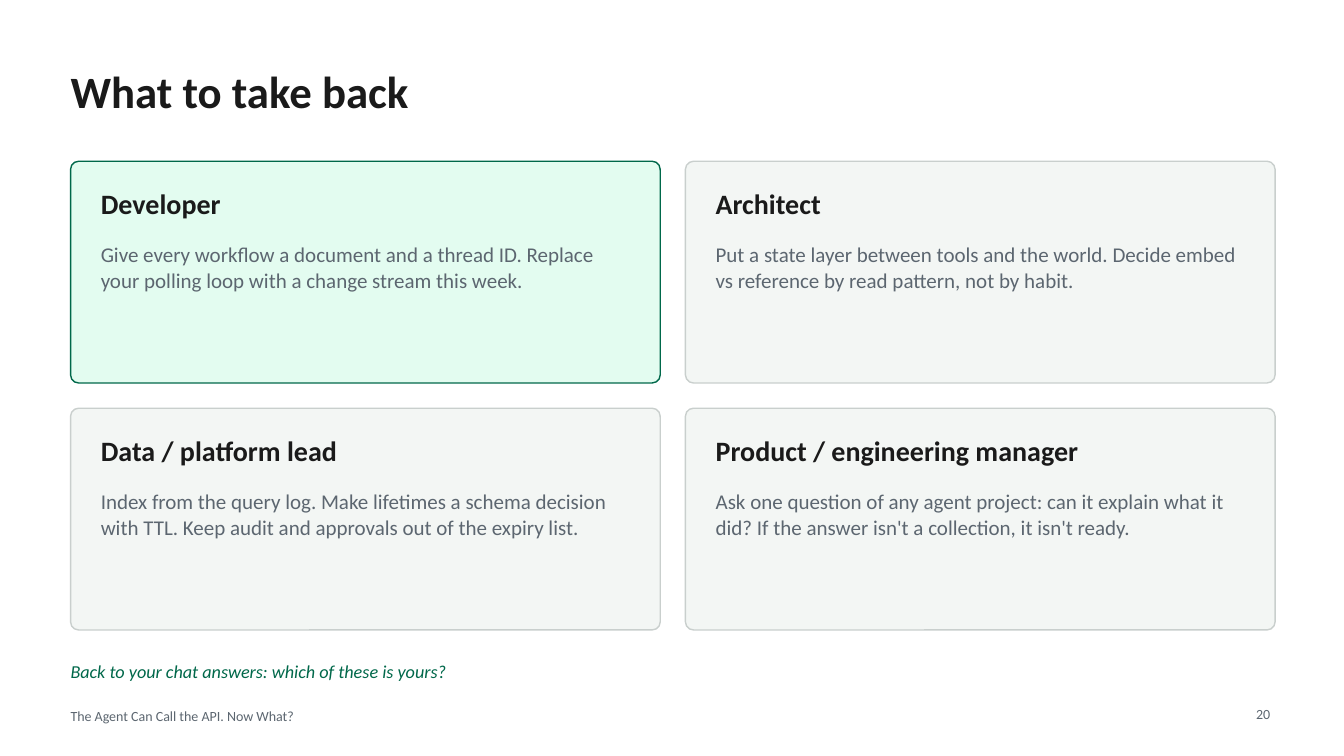
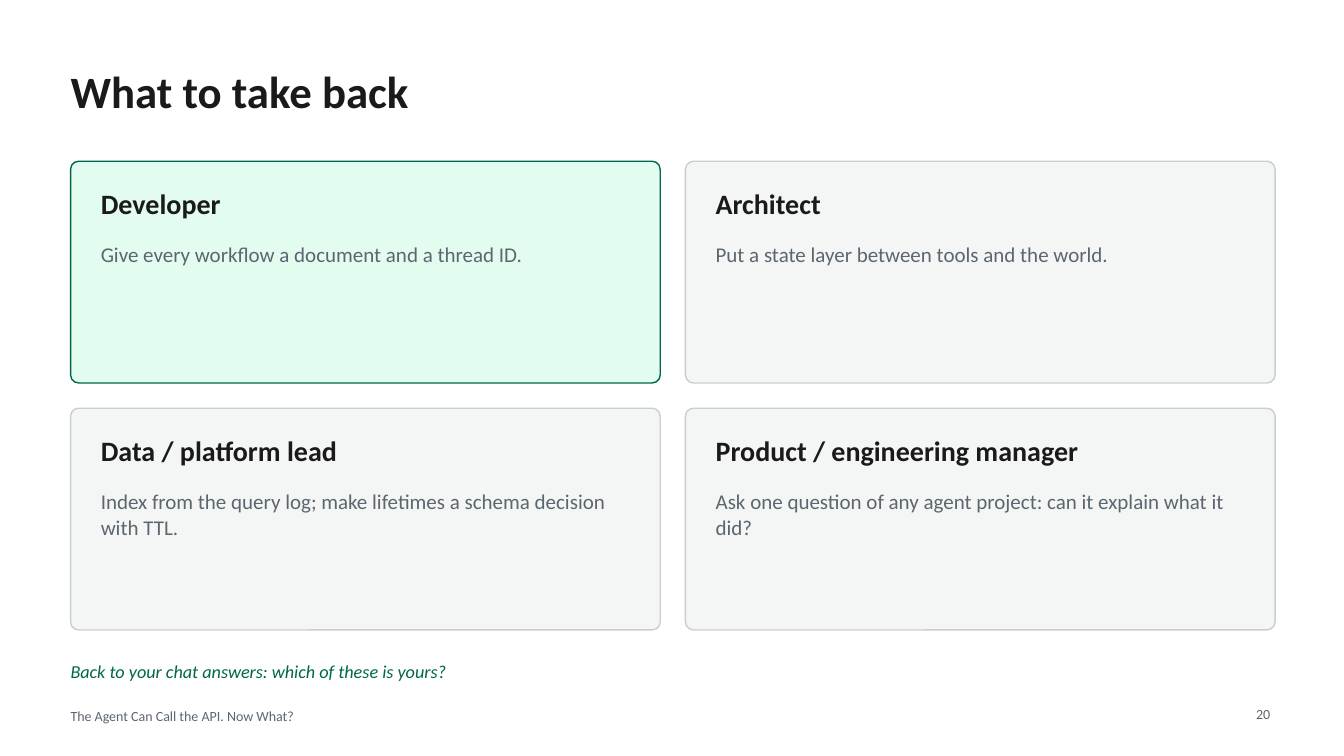
Before and after one commit to eoinjordan/what-should-a-local-agent-remember, a slide deck: slide 20 of slides/what-should-a-local-agent-remember.pptx. Drawn at 1344x756 pixels with LibreOffice and Linux fonts; fonts in the diff are those of the drawing. Boxes give left, top, right and bottom in pixels: in the first picture for what was removed or moved away, otherwise in the second. Text is boxed around its words. In the diff, an @@ line names an element or a change of style, - is before the commit and + after.

```diff
--- a/slides/what-should-a-local-agent-remember.pptx
+++ b/slides/what-should-a-local-agent-remember.pptx
@@ text at (101, 247, 522, 266): text changed @@
-Give every workflow a document and a thread ID. Replace your polling loop with a change stream this week.
+Give every workflow a document and a thread ID.
@@ text at (716, 247, 1107, 266): text changed @@
-Put a state layer between tools and the world. Decide embed vs reference by read pattern, not by habit.
+Put a state layer between tools and the world.
@@ text at (101, 494, 605, 535): text changed @@
-Index from the query log. Make lifetimes a schema decision with TTL. Keep audit and approvals out of the expiry list.
+Index from the query log; make lifetimes a schema decision with TTL.
@@ text at (716, 494, 1224, 535): text changed @@
-Ask one question of any agent project: can it explain what it did? If the answer isn't a collection, it isn't ready.
+Ask one question of any agent project: can it explain what it did?
```
Also in this commit, not shown: 2 other slides changed, 2 other files.
